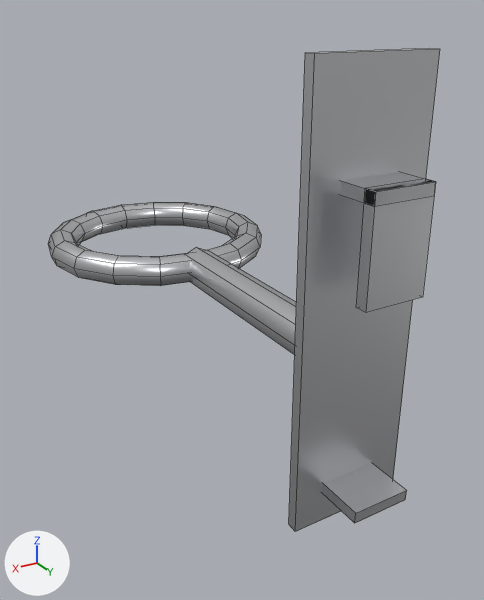
Two versions of the OBJ model models/werkzeugwand/einzelteile/haken_ring.obj, one commit apart.
The view is the same before and after, from a camera (50 mm lens) standing at (0.0474, 0.0526, 0.0125) and looking at (-0.0012, -0.0285, -0.0281). Every picture has the same lights, and +X, +Y and +Z are marked at lower left. The older version comes first. Mesh edges are drawn as thin lines. Where no turn or scale is listed for an object, it has been applied to the vertices. Vertices at exactly the same position are counted once.

The first picture shows 'Vorlage_Haken_ring'.
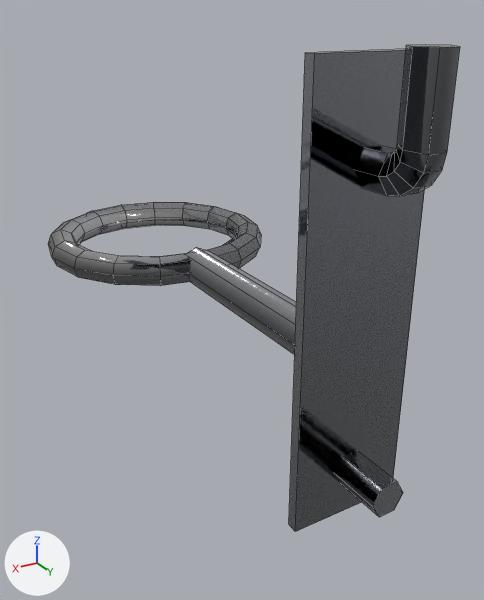
What differs and where, as boxes [x1, y1, x2, y2] in the pictures (484 x 600 px):
```json
{"object": "Vorlage_Haken_ring", "change": "surface changed, reshaped", "before": [48, 48, 440, 532], "after": [48, 45, 460, 532], "on screen": "white to grey"}
{"part": 1, "of": "me_vorlage_haken_ring", "change": "added", "after": [334, 450, 403, 517]}
{"part": 2, "of": "me_vorlage_haken_ring", "change": "added", "after": [354, 45, 460, 196]}
{"part": 3, "of": "me_vorlage_haken_ring", "change": "deleted", "before": [323, 464, 407, 523]}
{"part": 4, "of": "me_vorlage_haken_ring", "change": "deleted", "before": [340, 172, 436, 313]}
{"part": 5, "of": "me_vorlage_haken_ring", "change": "surface changed", "before": [48, 48, 440, 532], "after": [48, 49, 425, 532], "on screen": "darker"}
```

The change, as JSON lines over the scene's bpy script:
```json
{"op": "add", "block": "img_lochwand_haken_metal_png", "code": ["img_lochwand_haken_metal_png = load_image('lochwand_haken_metal.png', '../texturen/lochwand_haken_metal.png', 512, 512, 'sRGB')"]}
{"op": "add", "block": "img_lochwand_haken_rough_png", "code": ["img_lochwand_haken_rough_png = load_image('lochwand_haken_rough.png', '../texturen/lochwand_haken_rough.png', 512, 512, 'sRGB')"]}
{"op": "add", "block": "img_lochwand_haken_normal_png", "code": ["img_lochwand_haken_normal_png = load_image('lochwand_haken_normal.png', '../texturen/lochwand_haken_normal.png', 512, 512, 'sRGB')"]}
{"op": "add", "block": "img_lochwand_haken_co_png", "code": ["img_lochwand_haken_co_png = load_image('lochwand_haken_co.png', '../texturen/lochwand_haken_co.png', 512, 512, 'sRGB')"]}
{"block": "mat_lochwand_haken", "change": "nodes: BsdfPrincipled, OutputMaterial"}
{"block": "mat_lochwand_haken", "change": "colours: white #e1e2e5"}
{"block": "mat_lochwand_haken", "change": "nodes: BsdfPrincipled, NormalMap, OutputMaterial, TexImage x4"}
{"block": "mat_lochwand_haken", "change": "uses the picture img_lochwand_haken_co_png"}
{"block": "mat_lochwand_haken", "change": "uses the picture img_lochwand_haken_metal_png"}
{"block": "mat_lochwand_haken", "change": "uses the picture img_lochwand_haken_normal_png"}
{"block": "mat_lochwand_haken", "change": "uses the picture img_lochwand_haken_rough_png"}
{"block": "me_vorlage_haken_ring", "where": "# used by ob_vorlage_haken_ring; location = (0.0, 0.0, 0.0)"}
{"op": "remove", "block": "me_vorlage_haken_ring", "code": "me_vorlage_haken_ring.from_pydata(...)  # 174 vertices, 162 faces; spans x -0.0195..0.0195, y -0.0765..0.006, z -0.047..0.009"}
{"op": "add", "block": "me_vorlage_haken_ring", "code": "me_vorlage_haken_ring.from_pydata(...)  # 206 vertices, 190 faces; spans x -0.0195..0.0195, y -0.0765..0.0086, z -0.047..0.0097"}
{"block": "me_vorlage_haken_ring", "change": "me_vorlage_haken_ring part 1: a new loose piece, a 6-sided cylinder along y spanning x -0.0024..0.0024, y -0.0008..0.007, z -0.0424..-0.0382, in mat_lochwand_haken"}
{"block": "me_vorlage_haken_ring", "change": "me_vorlage_haken_ring part 2: a new loose piece of 42 vertices spanning x -0.0024..0.0024, y -0.0008..0.0086, z -0.0044..0.0097, in mat_lochwand_haken"}
{"block": "me_vorlage_haken_ring", "change": "me_vorlage_haken_ring part 3: the loose piece of 8 vertices spanning x -0.004..0.004, y -0.0005..0.006, z -0.0428..-0.0413 is deleted"}
{"block": "me_vorlage_haken_ring", "change": "me_vorlage_haken_ring part 4"}
{"block": "me_vorlage_haken_ring", "change": "14 vertices are removed from x -0.004..0.004, y -0.0005..0.005, z -0.016..-0.0033"}
{"block": "me_vorlage_haken_ring", "change": "12 faces are deleted"}
{"block": "me_vorlage_haken_ring", "change": "me_vorlage_haken_ring part 5: 142 kept faces spanning x -0.0195..0.0195, y -0.0765..-0.0002, z -0.047..0.009 get new texture (UV) coordinates"}
```
